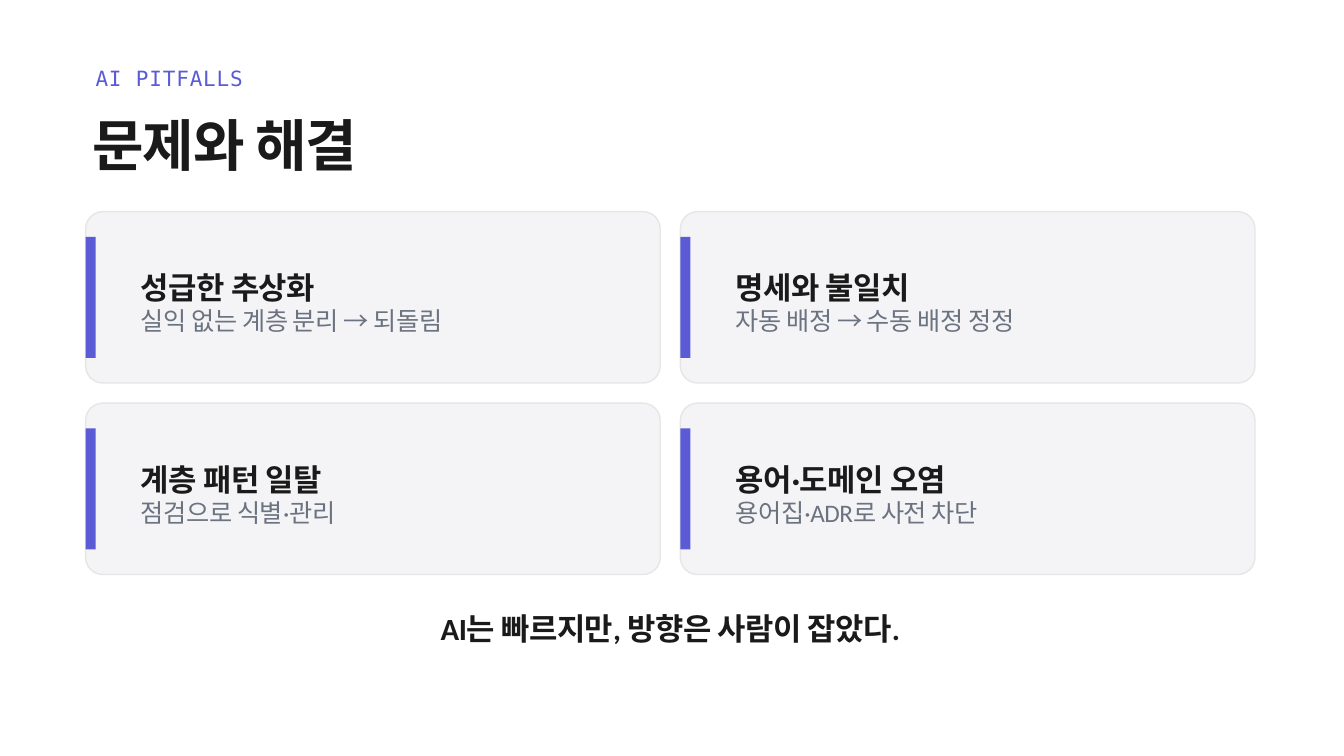
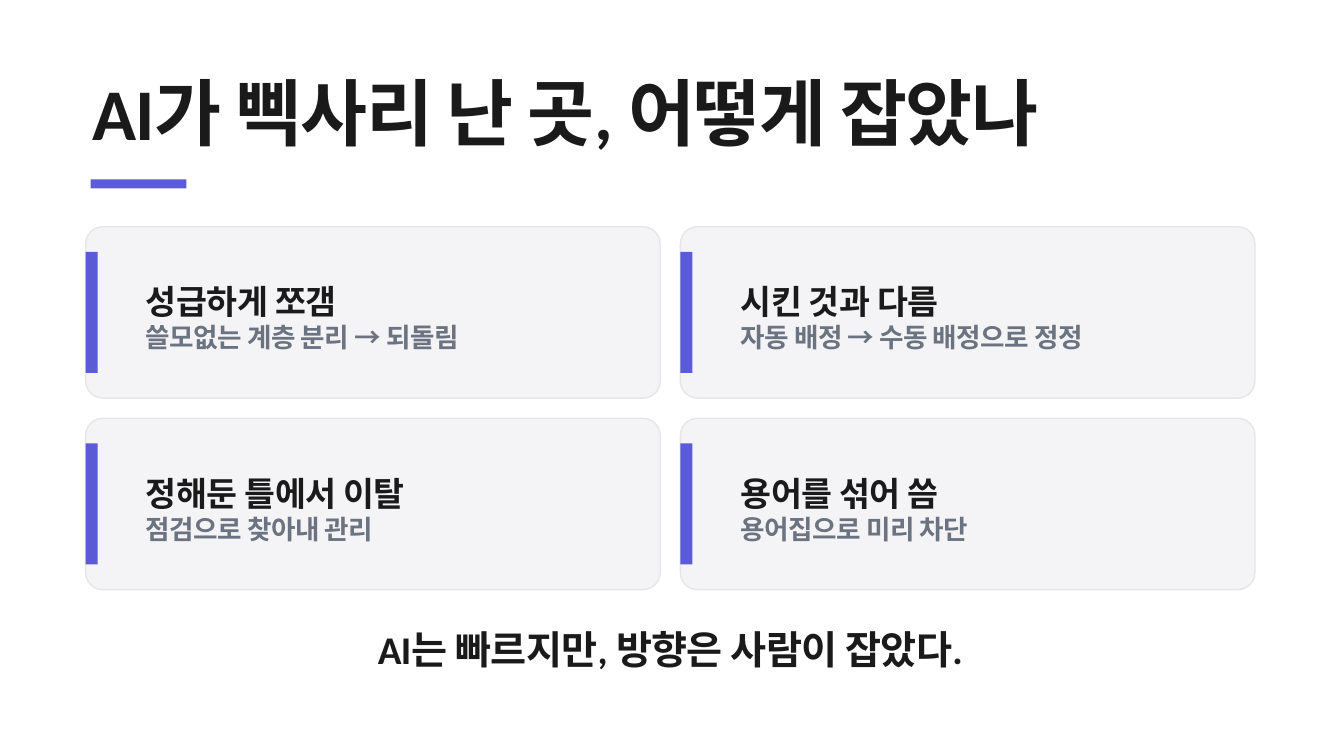
Before and after one commit to heyoonyoon/distributed-programming, a slide deck: slide 19 of docs/presentation/보험발표-figma.pptx. Drawn at 1344x756 pixels with LibreOffice and Linux fonts; fonts in the diff are those of the drawing. Boxes give left, top, right and bottom in pixels: in the first picture for what was removed or moved away, otherwise in the second. Text is boxed around its words. In the diff, an @@ line names an element or a change of style, - is before the commit and + after.

```diff
--- a/docs/presentation/보험발표-figma.pptx
+++ b/docs/presentation/보험발표-figma.pptx
@@ text at <box>93,79,1038,150</box>: text changed; size 15 to 52 pt; font DejaVu Sans Mono to Calibri; text colour #5B5BD6 to #1A1A1A; bold on @@
-AI PITFALLS
+AI가 삑사리 난 곳, 어떻게 잡았나
@@ text removed at <box>93,119,357,171</box> @@
-문제와 해결
@@ rectangle added at <box>91,179,187,189</box>, fill #5B5BD6 @@
@@ text at <box>146,286,458,350</box>: text changed; size 18 to 19 pt; bold on @@
-성급한 추상화
-실익 없는 계층 분리 → 되돌림
+성급하게 쪼갬
+쓸모없는 계층 분리 → 되돌림
@@ text at <box>741,285,1082,350</box>: text changed; size 18 to 19 pt; bold on @@
-명세와 불일치
-자동 배정 → 수동 배정 정정
+시킨 것과 다름
+자동 배정 → 수동 배정으로 정정
@@ 4 rounded rectangles, 4 rectangles: place and size @@
-4 rounded rectangles, 4 rectangles at <box>86,212,1255,575</box>
+4 rounded rectangles, 4 rectangles at <box>86,227,1255,590</box>
@@ text at <box>146,477,404,542</box>: text changed; size 18 to 19 pt; bold on @@
-계층 패턴 일탈
-점검으로 식별·관리
+정해둔 틀에서 이탈
+점검으로 찾아내 관리
@@ text at <box>741,477,968,542</box>: text changed; size 18 to 19 pt; bold on @@
-용어·도메인 오염
-용어집·ADR로 사전 차단
+용어를 섞어 씀
+용어집으로 미리 차단
@@ text "AI는 빠르지만, 방향은 사람이 잡았다.": place and size @@
-text "AI는 빠르지만, 방향은 사람이 잡았다." at <box>441,614,900,644</box>
+text "AI는 빠르지만, 방향은 사람이 잡았다." at <box>378,631,962,669</box>
@@ text "AI는 빠르지만, 방향은 사람이 잡았다." at <box>378,631,962,669</box>: size 22 to 28 pt, letter spacing -0.3 to -0.4 pt @@
```
Also in this commit, not shown: 15 other slides changed, 4 slides added, 4 slides removed, 7 other files.
